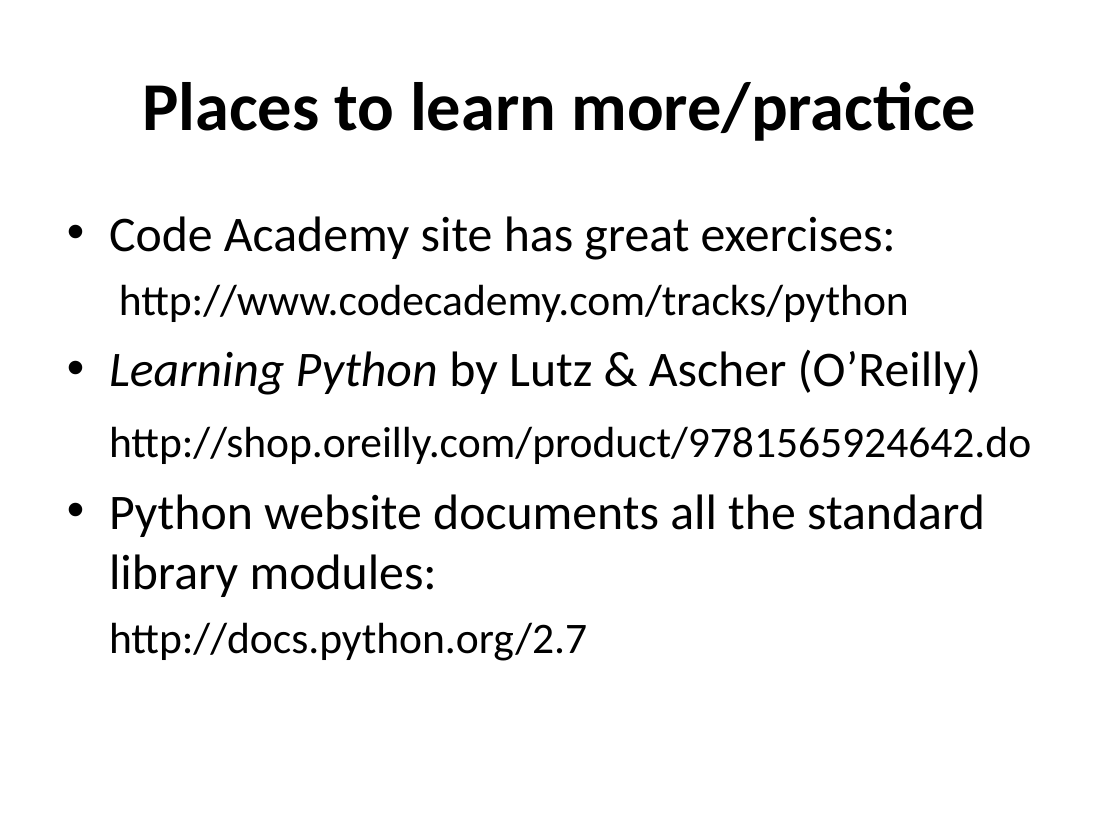
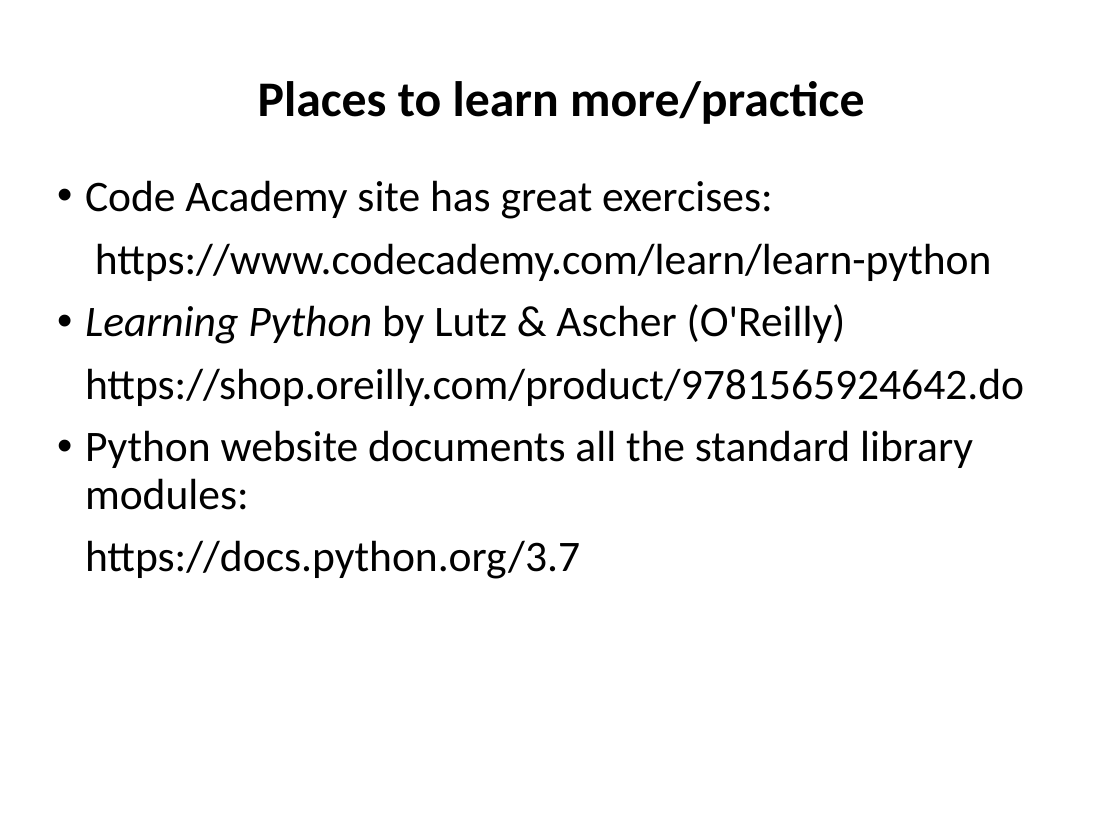
Before and after one commit to ncasuk/ncas-isc, a slide deck: slide 5 of python/presentations/learning_python/24_ceda-py-summary.ppt. Drawn at 1120x840 pixels with LibreOffice and Linux fonts; fonts in the diff are those of the drawing; background and template pictures are left out. Boxes give left, top, right and bottom in pixels: in the first picture for what was removed or moved away, otherwise in the second. Text is boxed around its words. In the diff, an @@ line names an element or a change of style, - is before the commit and + after.

Commit message:
Updated and checked learning_python21-24, also updated formatting of shell excercises

```diff
--- a/python/presentations/learning_python/24_ceda-py-summary.ppt
+++ b/python/presentations/learning_python/24_ceda-py-summary.ppt
@@ title "Places to learn more/practice": place and size @@
-title "Places to learn more/practice" at [142,82,977,141]
+title "Places to learn more/practice" at [258,81,865,124]
@@ title "Places to learn more/practice" at [258,81,865,124]: size 44 to 32 pt; line spacing 1 to 0.9 @@
@@ text "Code Academy site has great ...": place and size @@
-text "Code Academy site has great ..." at [109,216,1031,661]
+text "Code Academy site has great ..." at [85,180,1024,579]
@@ text at [85,180,973,510]: size 32 to 28 pt in "Code Academy site has great exercises:", "Python website documents all the standard library ..."; indent changed; line spacing 1 to 0.9; more space between paragraphs @@
@@ text at [85,243,1024,406]: text changed @@
-http://www.codecademy.com/tracks/python
-• Learning Python by Lutz & Ascher (O’Reilly)
-http://shop.oreilly.com/product/9781565924642.do
+https://www.codecademy.com/learn/learn-python
+• Learning Python by Lutz & Ascher (O'Reilly)
+https://shop.oreilly.com/product/9781565924642.do
@@ text at [85,540,580,579]: text changed @@
-http://docs.python.org/2.7
+https://docs.python.org/3.7
```
Also in this commit, not shown: 7 other slides changed, 4 other files.
